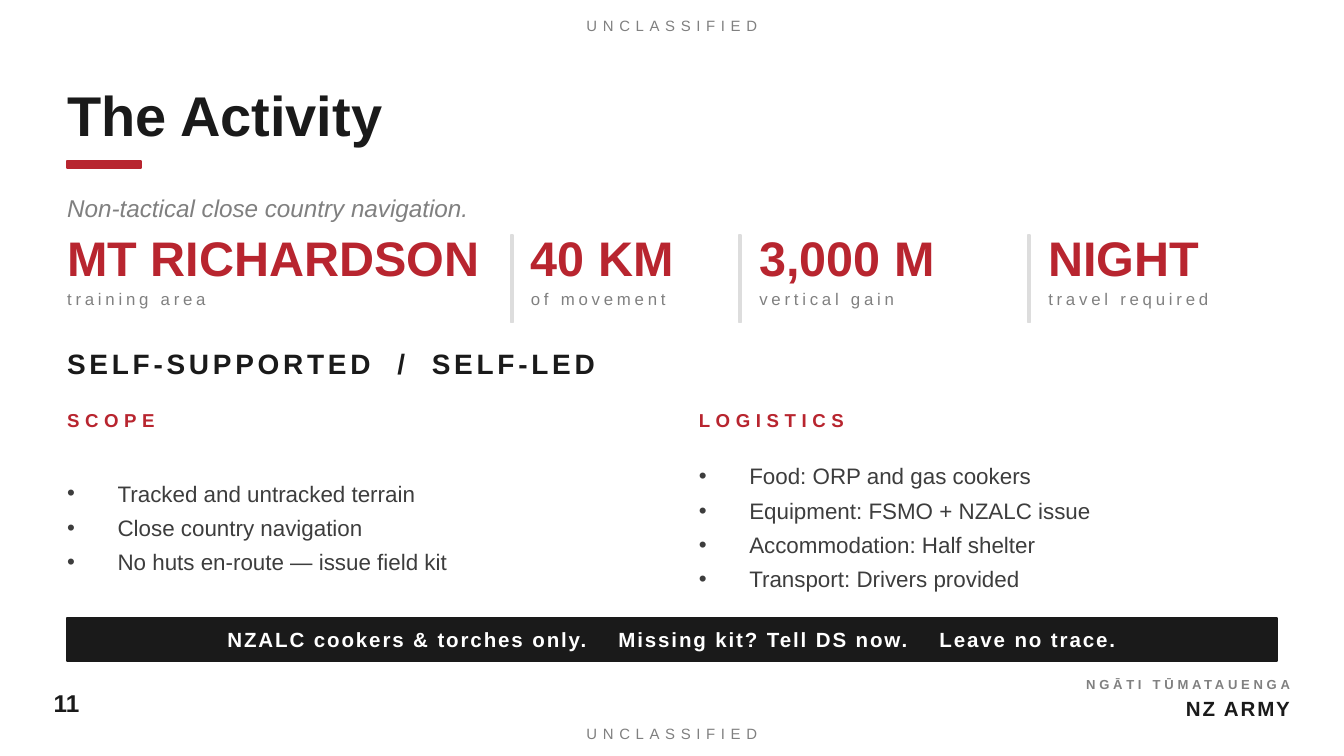
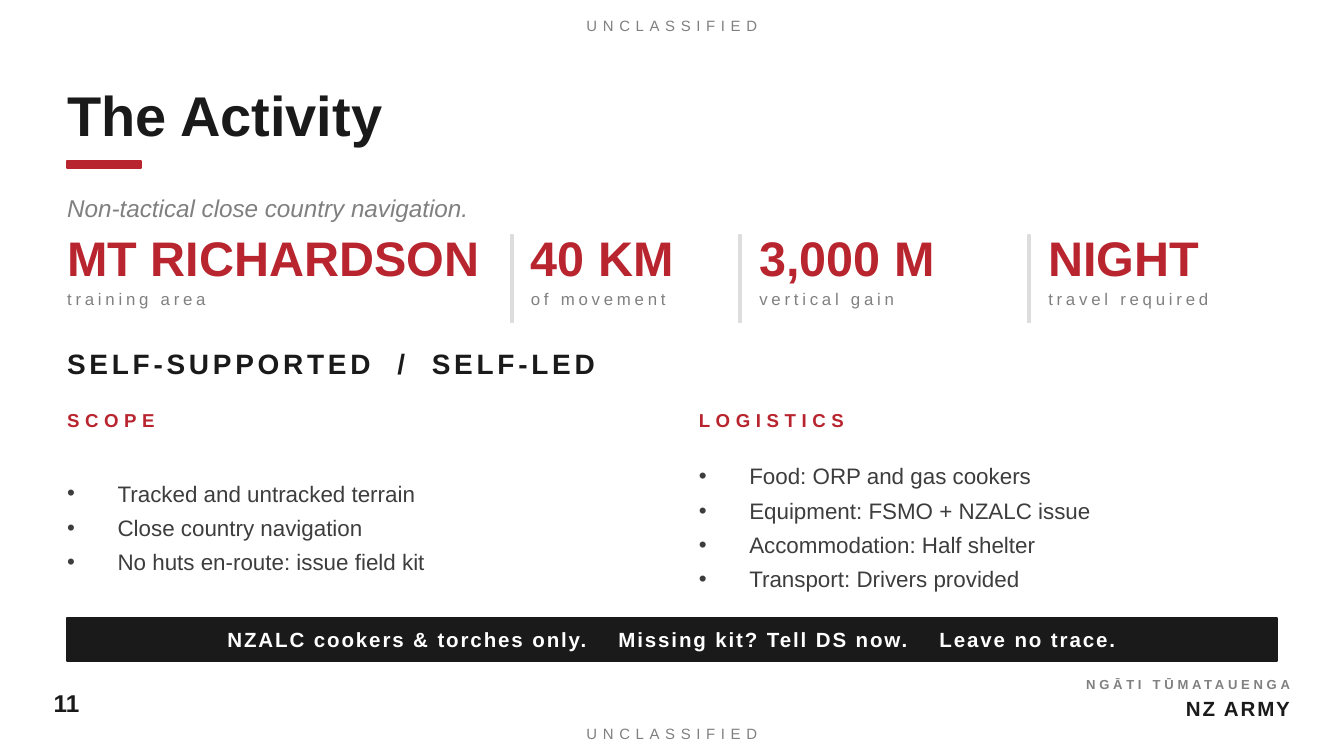
Before and after one commit to TacEdge/PUP, a slide deck: slide 11 of output/ci-opening-address-lead-teams.pptx. Drawn at 1344x756 pixels with LibreOffice and Linux fonts; fonts in the diff are those of the drawing. Boxes give left, top, right and bottom in pixels: in the first picture for what was removed or moved away, otherwise in the second. Text is boxed around its words. In the diff, an @@ line names an element or a change of style, - is before the commit and + after.

```diff
--- a/output/ci-opening-address-lead-teams.pptx
+++ b/output/ci-opening-address-lead-teams.pptx
@@ text at (118,553,424,570): text changed @@
-• No huts en-route — issue field kit
+• No huts en-route: issue field kit
```
Also in this commit, not shown: 7 other slides changed, 1 other file.
